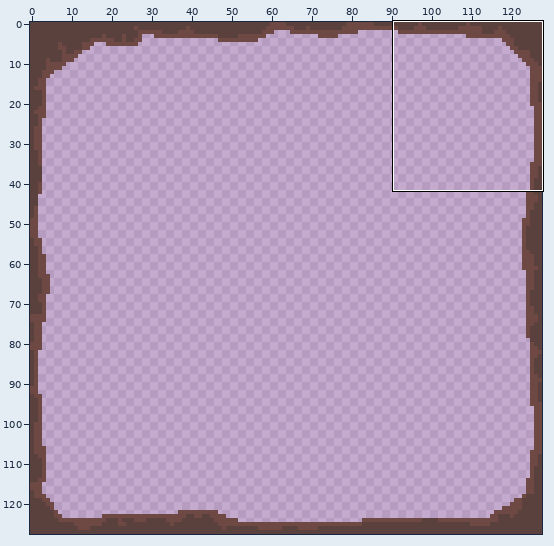
Sprite sheet, stored at assets/levels/level1_1/side_plane4.png. The picture above shows the old version from afar; the outline marks the close-up.
Close-up. As it was:
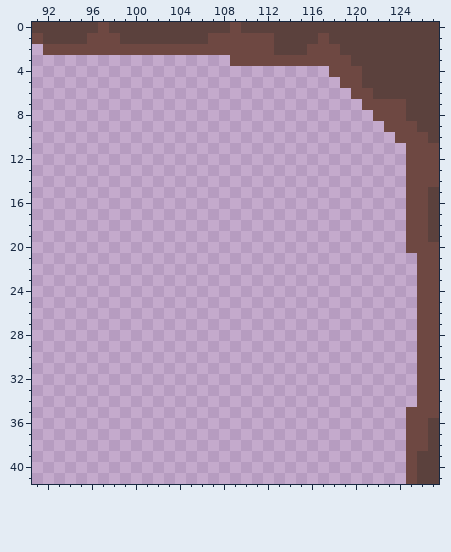
The file is 128x128 pixels. Shown: x 91..127, y 0..41. The commit also changed other parts of the picture, which this record leaves out.
Once edited:
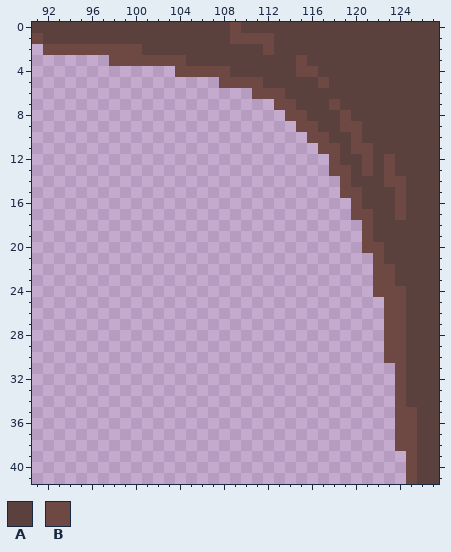
Palette (. is transparent): A #5b413d  B #6e4842
Changes in this commit:
Colour A now appears in row 3 at x 105 to 108; in row 4 at x 109 to 114 and 117; in row 5 at x 112 to 116 and 118; in row 6 at x 114 to 119; in row 7 at x 115 to 117 and 119 to 120; in row 8 at x 116 to 118 and 120 to 121.
Colour A now appears in row 9 at x 117 to 118 and 121 to 122; in row 10 at x 118 to 119 and 121 to 123; in row 11 at x 119 and 122 to 124; in row 12 at x 119 to 120, 122 and 124; in row 13 at x 120, 122 and 124; in row 14 at x 120 to 122.
Colour A now appears in rows 15 to 16 at x 121 to 123; in row 17 at x 122 to 123; in rows 18 to 19 at x 122 to 124; in row 20 at x 123 to 124; in row 21 at x 123 to 125; in rows 22 to 23 at x 124 to 125.
Colour A now appears in rows 24 to 34 at x 125.
The author changed colour B to colour A in row 0 at x 97; in row 1 at x 96 to 98, 107 to 108 and 117; in row 2 at x 101 to 111 and 116 to 118; in row 3 at x 109 to 114 and 116 to 119; in row 4 at x 118 to 120; in row 5 at x 119 to 120.
The author changed colour B to colour A in row 6 at x 120 to 121; in row 7 at x 121 to 124; in row 8 at x 122 to 124; in row 9 at x 123 to 125; in row 10 at x 124 to 126; in rows 11 to 14 at x 125 to 127.
The author changed colour B to colour A in rows 15 to 19 at x 125 to 126; in row 20 at x 125 to 127; in rows 21 to 35 at x 126 to 127; in rows 36 to 38 at x 126.
Colour B now appears in row 3 at x 98 to 104; in row 4 at x 104 to 108 and 115 to 116; in row 5 at x 108 to 111 and 117; in row 6 at x 111 to 113; in row 7 at x 113 to 114 and 118; in row 8 at x 114 to 115 and 119.
Colour B now appears in row 9 at x 115 to 116 and 119 to 120; in row 10 at x 116 to 117 and 120; in row 11 at x 117 to 118 and 120 to 121; in row 12 at x 118, 121 and 123; in row 13 at x 118 to 119, 121 and 123; in row 14 at x 119 and 123 to 124.
Colour B now appears in row 15 at x 119 to 120 and 124; in row 16 at x 120 and 124; in row 17 at x 120 to 121 and 124; in rows 18 to 19 at x 121; in row 20 at x 121 to 122; in row 21 at x 122.
Colour B now appears in rows 22 to 23 at x 122 to 123; in row 24 at x 122 to 124; in rows 25 to 30 at x 123 to 124; in rows 31 to 38 at x 124.
Boxes around the changes in both close-ups, in picture pixels (x1, y1, x2, y2):
changed: (87, 22, 439, 451)
